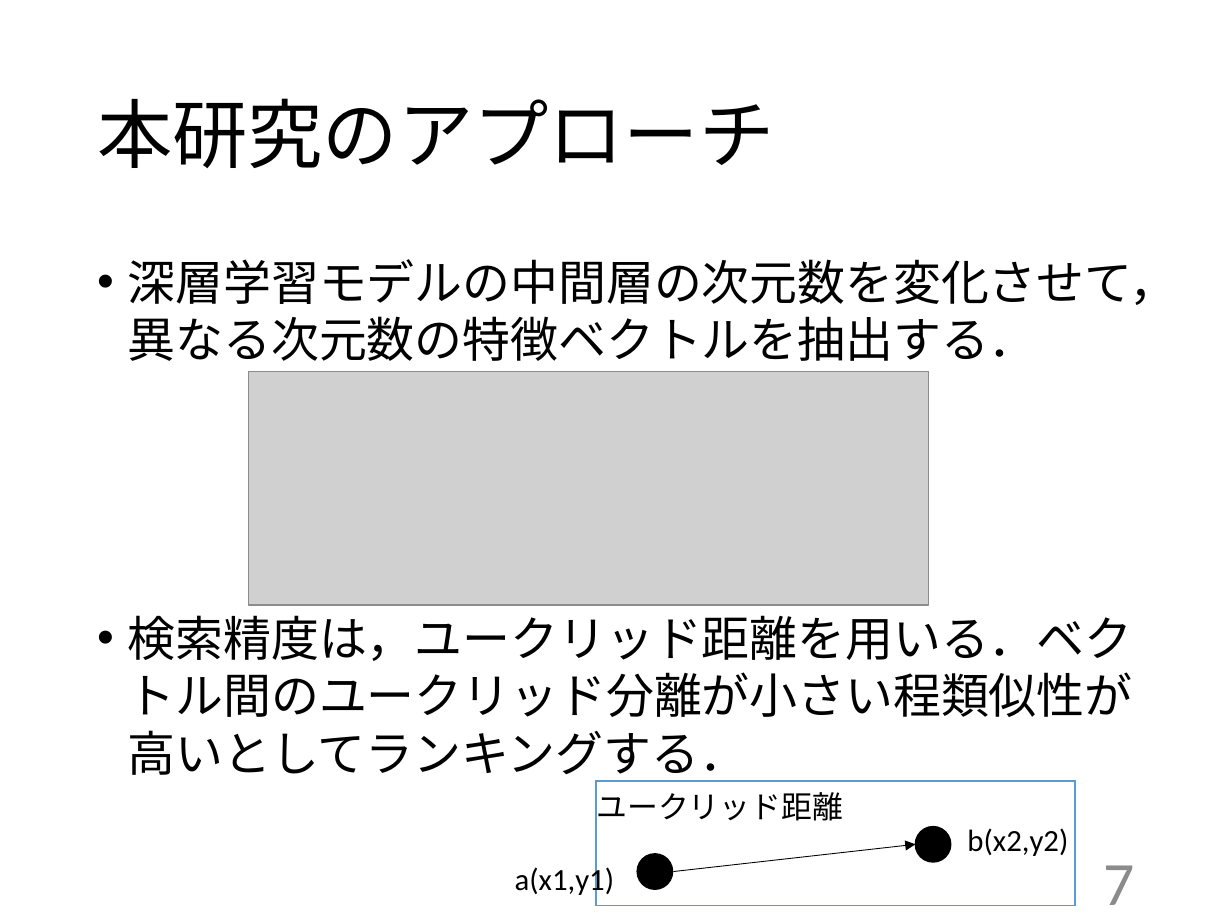
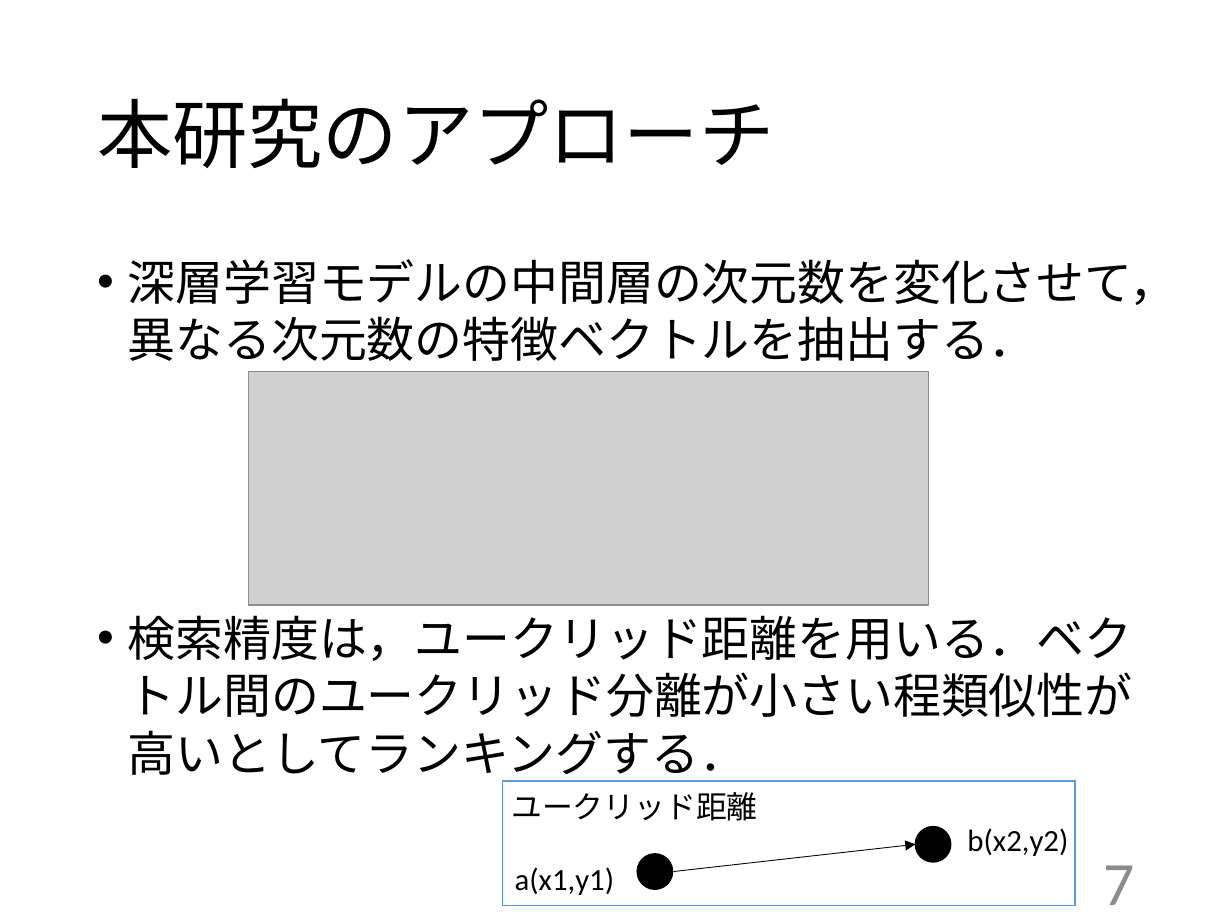
Before and after one commit to kait-takanolab/1821005-yoshioka-thesis, a slide deck: slide 7 of 卒研発表/1821005_yoshioka_thesis.pptx. Drawn at 1232x924 pixels with LibreOffice and Linux fonts; fonts in the diff are those of the drawing; grey boxes stand for pictures. Boxes give left, top, right and bottom in pixels: in the first picture for what was removed or moved away, otherwise in the second. Text is boxed around its words. In the diff, an @@ line names an element or a change of style, - is before the commit and + after.

```diff
--- a/卒研発表/1821005_yoshioka_thesis.pptx
+++ b/卒研発表/1821005_yoshioka_thesis.pptx
@@ text "ユークリッド距離": place and size @@
-text "ユークリッド距離" at box(597, 792, 843, 821)
+text "ユークリッド距離" at box(511, 792, 757, 821)
@@ rectangle: place and size @@
-rectangle at box(596, 781, 1076, 906)
+rectangle at box(503, 781, 1076, 906)
```
Also in this commit, not shown: 8 other slides changed.
